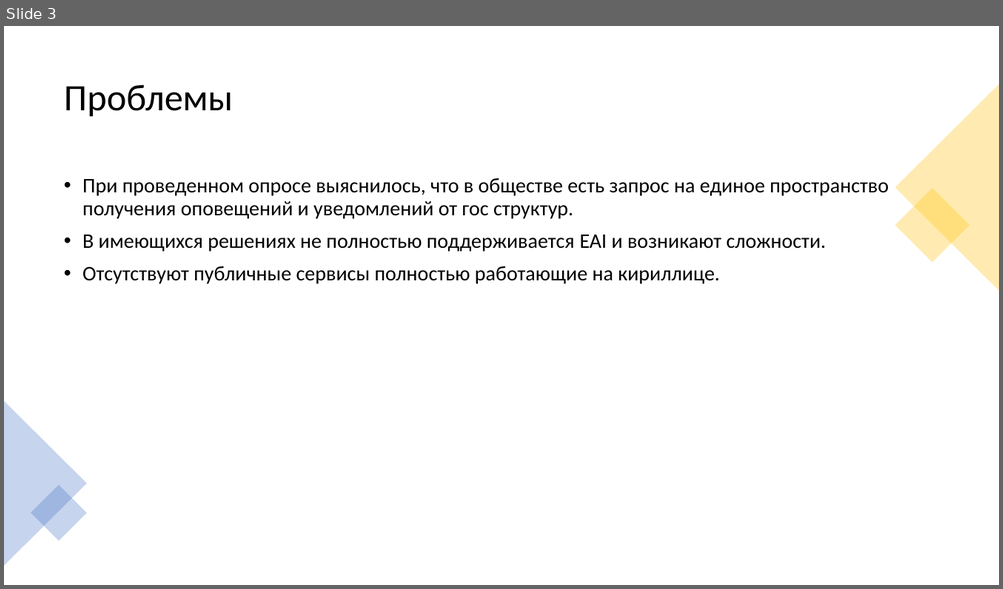
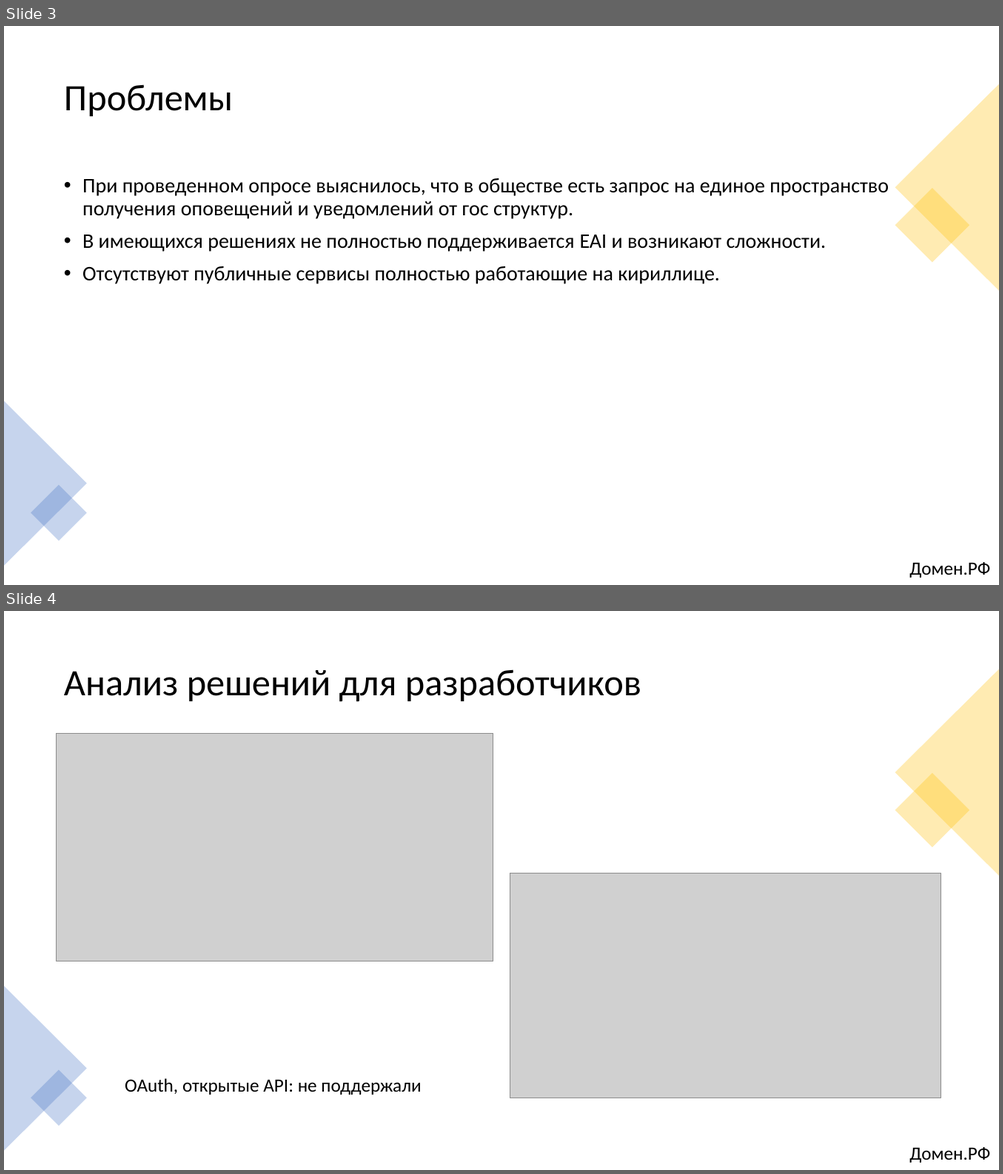
Before and after one commit to alexklippe/scryptedv2, a slide deck: Презентация_Команда Scrypted_кейс1.pptx. Shown one above the other, each under a label of ours: slide 3 before the commit, slides 3 and 4 after it. The pictures are 1003x589 and 1003x1174 pixels, drawn with LibreOffice and Linux fonts; fonts in the diff are those of the drawing; grey boxes stand for pictures. Boxes give left, top, right and bottom in pixels: in the first picture for what was removed or moved away, otherwise in the second. Text is boxed around its words. In the diff, an @@ line names an element or a change of style, - is before the commit and + after.

```diff
--- a/Презентация_Команда Scrypted_кейс1.pptx
+++ b/Презентация_Команда Scrypted_кейс1.pptx
@@ slide 4 added at (4,611,999,1170), background #FFFFFF @@
@@ title added at (64,669,641,702), 36 pt, text #000000 @@
+Анализ решений для разработчиков
@@ triangle added at (895,669,999,876), fill #FFC000 at 30% opacity @@
@@ picture added at (57,733,492,962) @@
@@ rectangle added at (895,773,970,848), fill #FFC000 at 30% opacity @@
@@ picture added at (510,874,941,1098) @@
@@ triangle added at (4,986,87,1151), fill #4472C4 at 30% opacity @@
@@ rectangle added at (31,1070,87,1126), fill #4472C4 at 30% opacity @@
@@ text added at (125,1079,421,1095), 18 pt, text #000000 @@
+OAuth, открытые API: не поддержали
@@ text added at (909,1147,990,1163), 18 pt, text #000000 @@
+Домен.РФ
@@ slide 3 changed as well @@
@@ text added at (909,562,990,578), 18 pt, text #000000 @@
+Домен.РФ
```
Also in this commit, not shown: 7 other slides changed, 5 other slides added.
